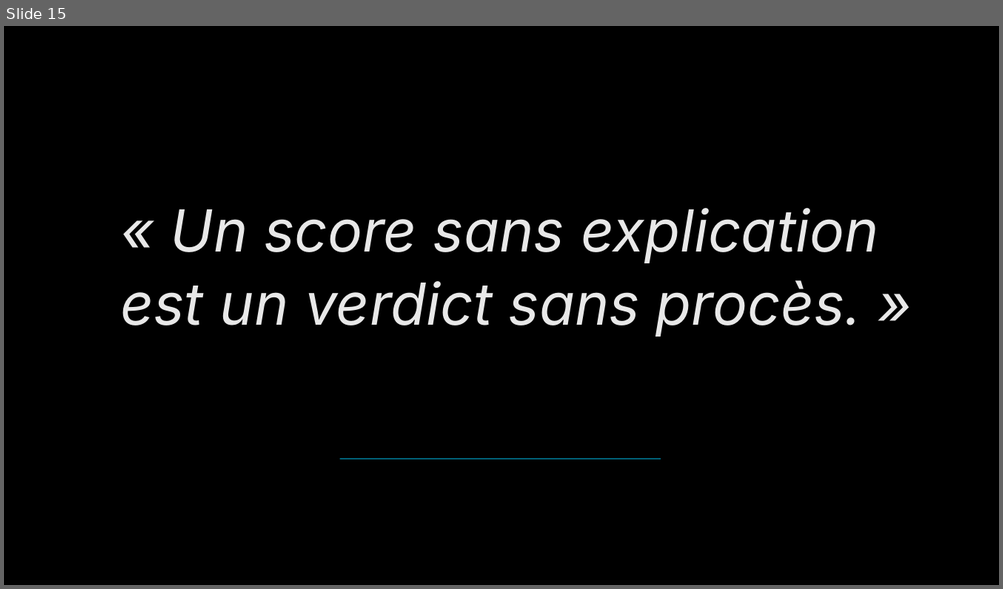
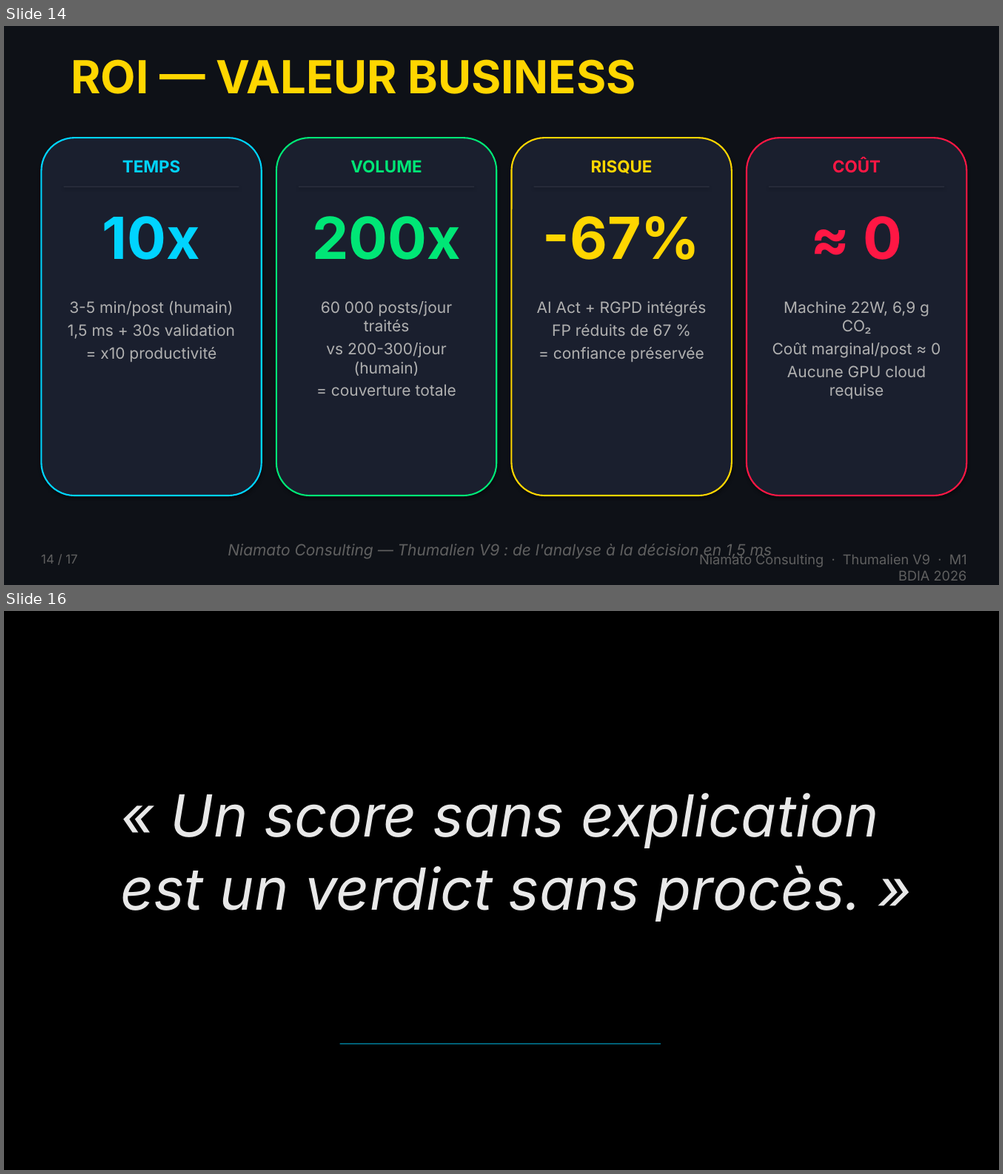
Before and after one commit to azelbanks/projet_etude, a slide deck: video_mvp/Thumalien_V9_slides.pptx. Shown one above the other, each under a label of ours: slide 15 before the commit, slides 14 and 16 after it; the slides between them are not shown. The pictures are 1003x589 and 1003x1174 pixels, drawn with LibreOffice and Linux fonts; fonts in the diff are those of the drawing. Boxes give left, top, right and bottom in pixels: in the first picture for what was removed or moved away, otherwise in the second. Text is boxed around its words. In the diff, an @@ line names an element or a change of style, - is before the commit and + after.

Commit message:
feat(video): script v3 client + slide ROI + Niamato Consulting
Audit complet cahier des charges, 7 corrections:
- Ajout Niamato Consulting (entreprise) dans slides, footer, bandeaux
- Nouvelle slide ROI (temps x10, volume x200, risque -67%, cout ~0)
- Script v3 reframe "client" (plus "jury academique")
- Section contexte client + besoin business ajoutee
- Numerotation slides synchro script<->PPTX (17 slides)
- Architecture: mention "Donnees -> IA -> Decision" explicite
- Valorisation dataviz dans section demo dashboard
- Inclusion fichiers pre-tournage, Q&R defensif, specs keynote

```diff
--- a/video_mvp/Thumalien_V9_slides.pptx
+++ b/video_mvp/Thumalien_V9_slides.pptx
@@ slide 14 added at (x1=4, y1=26, x2=999, y2=585), background #0E1117 @@
@@ text added at (x1=71, y1=59, x2=636, y2=94), 44 pt, text #FFD600, bold @@
+ROI — VALEUR BUSINESS
@@ rounded rectangle added at (x1=41, y1=138, x2=262, y2=496), fill #1A1F2E, outline #00D4FF 1.5 pt @@
@@ rounded rectangle added at (x1=276, y1=138, x2=496, y2=496), fill #1A1F2E, outline #00E676 1.5 pt @@
@@ rounded rectangle added at (x1=512, y1=138, x2=731, y2=496), fill #1A1F2E, outline #FFD600 1.5 pt @@
@@ rounded rectangle added at (x1=746, y1=138, x2=967, y2=496), fill #1A1F2E, outline #FF1744 1.5 pt @@
@@ text added at (x1=832, y1=158, x2=880, y2=173), 16 pt, text #FF1744, bold @@
+COÛT
@@ text added at (x1=122, y1=160, x2=180, y2=173), 16 pt, text #00D4FF, bold @@
+TEMPS
@@ text added at (x1=350, y1=160, x2=421, y2=173), 16 pt, text #00E676, bold @@
+VOLUME
@@ text added at (x1=591, y1=160, x2=652, y2=174), 16 pt, text #FFD600, bold @@
+RISQUE
@@ rectangle added at (x1=64, y1=187, x2=239, y2=187), fill #2A2F3E @@
@@ rectangle added at (x1=299, y1=187, x2=474, y2=187), fill #2A2F3E @@
@@ rectangle added at (x1=534, y1=187, x2=709, y2=187), fill #2A2F3E @@
@@ rectangle added at (x1=768, y1=187, x2=944, y2=187), fill #2A2F3E @@
@@ text added at (x1=102, y1=216, x2=200, y2=260), 56 pt, text #00D4FF, bold @@
+10x
@@ text added at (x1=312, y1=216, x2=461, y2=260), 56 pt, text #00E676, bold @@
+200x
@@ text added at (x1=543, y1=216, x2=700, y2=260), 56 pt, text #FFD600, bold @@
+-67%
@@ text added at (x1=863, y1=216, x2=902, y2=260), 56 pt, text #FF1744, bold @@
+≈ 0
@@ text added at (x1=68, y1=301, x2=235, y2=363), 15 pt, text #B0B0B0 @@
+3-5 min/post (humain)
+1,5 ms + 30s validation
+= x10 productivité
@@ text added at (x1=321, y1=301, x2=456, y2=396), 15 pt, text #B0B0B0 @@
+60 000 posts/jour traités
+vs 200-300/jour (humain)
+= couverture totale
@@ text added at (x1=537, y1=301, x2=706, y2=363), 15 pt, text #B0B0B0 @@
+AI Act + RGPD intégrés
+FP réduits de 67 %
+= confiance préservée
@@ text added at (x1=772, y1=301, x2=940, y2=400), 15 pt, text #B0B0B0 @@
+Machine 22W, 6,9 g CO₂
+Coût marginal/post ≈ 0
+Aucune GPU cloud requise
@@ text added at (x1=41, y1=555, x2=77, y2=564), 12 pt, text #606060 @@
+14 / 17
@@ text added at (x1=227, y1=544, x2=771, y2=560), 15 pt, text #606060, italic @@
+Niamato Consulting — Thumalien V9 : de l'analyse à la décision en 1,5 ms
@@ text added at (x1=699, y1=554, x2=967, y2=581), 13 pt, text #606060 @@
+Niamato Consulting · Thumalien V9 · M1 BDIA 2026
@@ what was slide 15 is now slide 16 @@
```
Also in this commit, not shown: 15 slides changed, 6 other files.
